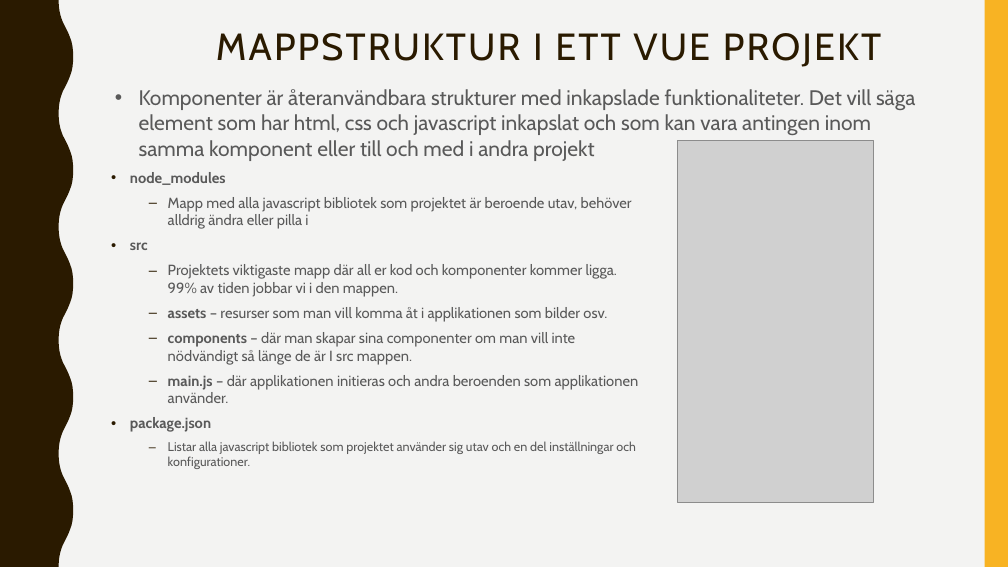
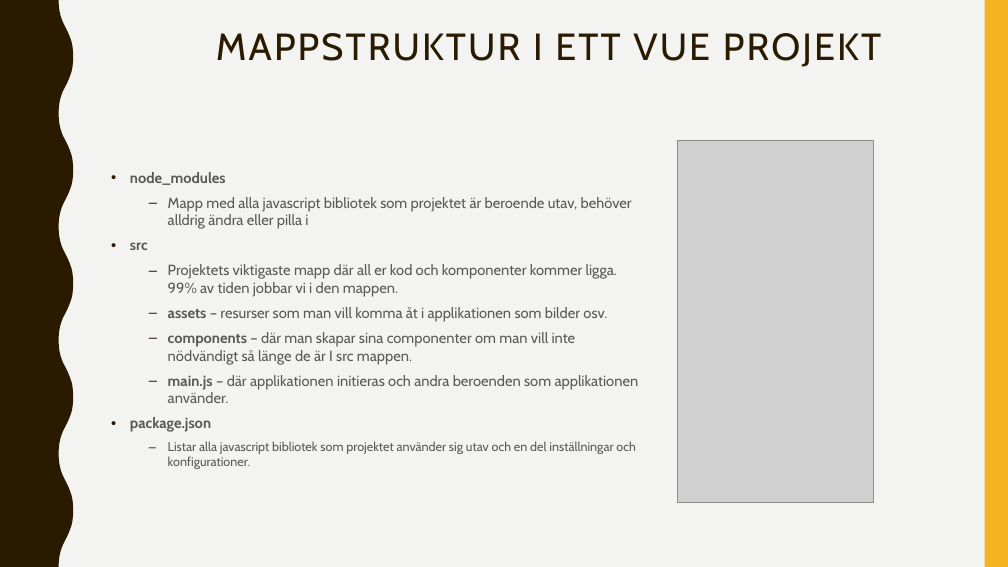
Before and after one commit to abbjetmus/programmering, a slide deck: slide 4 of Vue/Vue.pptx. Drawn at 1008x567 pixels with LibreOffice and Linux fonts; fonts in the diff are those of the drawing; grey boxes stand for pictures. Boxes give left, top, right and bottom in pixels: in the first picture for what was removed or moved away, otherwise in the second. Text is boxed around its words. In the diff, an @@ line names an element or a change of style, - is before the commit and + after.

```diff
--- a/Vue/Vue.pptx
+++ b/Vue/Vue.pptx
@@ text removed at [139, 89, 915, 161] @@
-• Komponenter är återanvändbara strukturer med inkapslade funktionaliteter. Det vill säga element som har html, css och javascript inkapslat och som kan vara antingen inom samma komponent eller till och med i andra projekt
```
Also in this commit, not shown: 3 other slides changed, 1 slide added, 1 other file.
